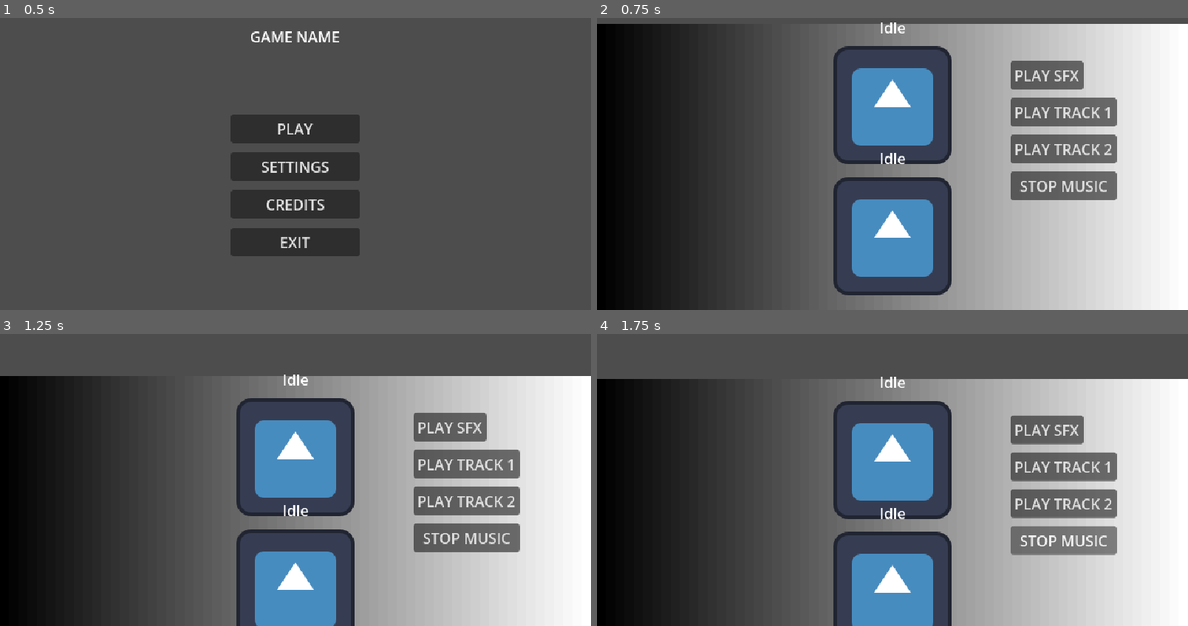
Above: before the commit, frames 1-4 (two rows, left to right).
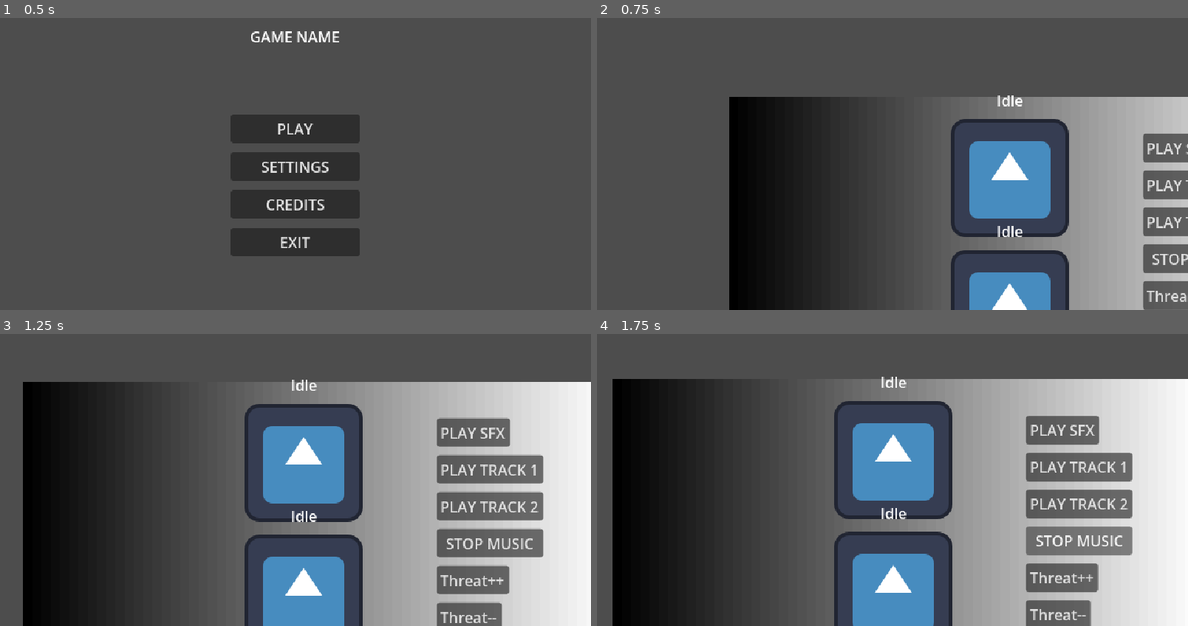
Above: after the commit, the same moments.

Repository: PoorCoconut/Cocos-Game-Template
Game: Godot game, scene res://game_scenes/menus/MainMenu/main_menu.tscn
Two runs of this game, one before a commit and one after it. Both use one fixed random seed, a clock stepped at 60 frames per second and the inputs below. The engine's default icon, where the game draws it, is replaced by a stand-in: a white triangle on a blue panel in a dark square. Sound files missing from this copy of the repository are replaced by a short silence.
Inputs:
- Up to frame 1 (0.5 s): no input
- Up to frame 2 (0.75 s): click "PLAY" at 0.5 s
- Up to frame 3 (1.25 s): no input
- Up to frame 4 (1.75 s): click "STOP MUSIC" at 1.25 s

Frame 1 is identical in both runs. In frame 2, 87% of the frame differs, in the area x 0-100%, y 1-100%; in frame 3, 20%; in frame 4, 8.7%.

Commit message:
Bulk Update 2
Tested MusicManager,
Refactored WorldCameraComponent
It now has a drop down to select your camera type.
Added a Camera limit zone component

Okay so I realized I went insane with the documentation and I'll be porting them to Github Wiki to make it more readable! I'll keep the godot INSTRUCTION_MANUAL.md as a form of cheatsheet so developers don't go insane figuring out how stuff works when their internet is out!

Diff:
--- a/actors/player/baseplayer.tscn
+++ b/actors/player/baseplayer.tscn
@@ -8,7 +8,7 @@
 [sub_resource type="CircleShape2D" id="CircleShape2D_xboos"]
 radius = 56.0
 
-[node name="BasePlayer" type="CharacterBody2D" unique_id=240714517]
+[node name="BasePlayer" type="CharacterBody2D" unique_id=240714517 groups=["player"]]
 script = ExtResource("1_5t8hc")
 
 [node name="Sprite" type="Sprite2D" parent="." unique_id=1965004166]
--- a/default_bus_layout.tres
+++ b/default_bus_layout.tres
@@ -2,6 +2,7 @@
 
 [sub_resource type="AudioEffectLowPassFilter" id="AudioEffectLowPassFilter_j3pel"]
 resource_name = "LowPassFilter"
+cutoff_hz = 1000.0
 
 [resource]
 bus/1/name = &"Music"
--- a/game_scenes/worlds/world_test.gd
+++ b/game_scenes/worlds/world_test.gd
@@ -2,16 +2,42 @@
 
 
 func _on_play_sfx_pressed() -> void:
+	SoundBank.play_sfx("test_sfx", Vector2i(79, 31))
+	print("playing sfx")
 	pass # Replace with function body.
 
 
 func _on_play_music_1_pressed() -> void:
+	MusicManager.change_music("music1", 0.5)
+	print("playing music1")
 	pass # Replace with function body.
 
 
 func _on_play_music_2_pressed() -> void:
+	MusicManager.change_music("music2", 0.5)
+	print("playing music2")
 	pass # Replace with function body.
 
 
 func _on_stop_music_pressed() -> void:
+	MusicManager.stop_music()
+	print("music stopped")
 	pass # Replace with function body.
+
+func _on_threat_increase_pressed() -> void:
+	if MusicManager.current_intensity <= 1.0:
+		if MusicManager.current_intensity == 1.0: #You don't really need this check since MusicManager.set_intensity() already handles it
+			print("Music Manager's intensity is already max ", MusicManager.current_intensity)
+			return
+		MusicManager.set_intensity(MusicManager.current_intensity + 0.1, 0.5)
+		print("intensity increased ", MusicManager.current_intensity)
+	pass # Replace with function body.
+
+func _on_threat_decrease_pressed() -> void:
+	if MusicManager.current_intensity >= 0.0:
+		if MusicManager.current_intensity == 0.0:
+			print("Music Manager's intensity is already minimum ", MusicManager.current_intensity)
+			return
+		MusicManager.set_intensity(MusicManager.current_intensity - 0.1, 0.5)
+		print("intensity decreased ", MusicManager.current_intensity)
+	pass # Replace with function body.
--- a/game_scenes/worlds/world_test.tscn
+++ b/game_scenes/worlds/world_test.tscn
@@ -5,11 +5,15 @@
 [ext_resource type="PackedScene" uid="uid://be8jw63t68sxd" path="res://actors/player/top_down_player.tscn" id="2_45fix"]
 [ext_resource type="PackedScene" uid="uid://bkrih4wj555nw" path="res://systems/Pause Menu Component/pause_menu_component.tscn" id="3_45fix"]
 [ext_resource type="PackedScene" uid="uid://begvhj5jhxtcv" path="res://actors/player/platformer_player.tscn" id="3_hal7r"]
+[ext_resource type="PackedScene" uid="uid://b5kib01h7s7am" path="res://systems/Camera Limit Zone Component/camera_limit_zone_component.tscn" id="6_1jghj"]
 
 [sub_resource type="Gradient" id="Gradient_dll30"]
 
 [sub_resource type="GradientTexture2D" id="GradientTexture2D_45fix"]
 gradient = SubResource("Gradient_dll30")
+
+[sub_resource type="RectangleShape2D" id="RectangleShape2D_6uina"]
+size = Vector2(1120, 568)
 
 [sub_resource type="RectangleShape2D" id="RectangleShape2D_45fix"]
 size = Vector2(896, 20)
@@ -30,17 +34,17 @@
 visible = false
 menu_path = "uid://camlgx74mlna4"
 
+[node name="CameraLimitZoneComponent" parent="." unique_id=276472449 instance=ExtResource("6_1jghj")]
+
+[node name="CollisionShape2D" parent="CameraLimitZoneComponent" index="0" unique_id=282465000]
+position = Vector2(312, 12)
+shape = SubResource("RectangleShape2D_6uina")
+
 [node name="RigidBody2D" type="StaticBody2D" parent="." unique_id=900510609]
 position = Vector2(320, 296)
 
 [node name="CollisionShape2D" type="CollisionShape2D" parent="RigidBody2D" unique_id=1136401015]
 shape = SubResource("RectangleShape2D_45fix")
-
-[node name="TopDownPlayer" parent="." unique_id=729409689 instance=ExtResource("2_45fix")]
-position = Vector2(320, 88)
-
-[node name="PlatformerPlayer" parent="." unique_id=240714517 instance=ExtResource("3_hal7r")]
-position = Vector2(320, 224)
 
 [node name="PlaySfx" type="Button" parent="." unique_id=1849680328]
 offset_left = 448.0
@@ -70,7 +74,31 @@
 offset_bottom = 191.0
 text = "STOP MUSIC"
 
+[node name="ThreatIncrease" type="Button" parent="." unique_id=1888386047]
+offset_left = 448.0
+offset_top = 200.0
+offset_right = 526.0
+offset_bottom = 231.0
+text = "Threat++"
+
+[node name="ThreatDecrease" type="Button" parent="." unique_id=2120408374]
+offset_left = 448.0
+offset_top = 240.0
+offset_right = 518.0
+offset_bottom = 271.0
+text = "Threat--"
+
+[node name="TopDownPlayer" parent="." unique_id=1775689760 instance=ExtResource("2_45fix")]
+position = Vector2(304, 88)
+
+[node name="PlatformerPlayer" parent="." unique_id=240714517 instance=ExtResource("3_hal7r")]
+position = Vector2(304, 224)
+
 [connection signal="pressed" from="PlaySfx" to="." method="_on_play_sfx_pressed"]
 [connection signal="pressed" from="PlayMusic1" to="." method="_on_play_music_1_pressed"]
 [connection signal="pressed" from="PlayMusic2" to="." method="_on_play_music_2_pressed"]
 [connection signal="pressed" from="StopMusic" to="." method="_on_stop_music_pressed"]
+[connection signal="pressed" from="ThreatIncrease" to="." method="_on_threat_increase_pressed"]
+[connection signal="pressed" from="ThreatDecrease" to="." method="_on_threat_decrease_pressed"]
+
+[editable path="CameraLimitZoneComponent"]
--- a/globals/Music Manager/music_manager.gd
+++ b/globals/Music Manager/music_manager.gd
@@ -61,23 +61,20 @@
 		var target_vol = _get_layer_volume(i, active_players.size(), current_intensity)
 		tween.parallel().tween_property(active_players[i], "volume_db", target_vol, fade_time)
 
-# --- INTERNAL MATH ---
-
-# The secret sauce that allows singular tracks to work perfectly alongside 5-layer tracks
+#Allows singular tracks to work perfectly alongside 5-layer tracks
 func _get_layer_volume(index: int, total_layers: int, intensity: float) -> float:
-	# 1. Singular tracks OR the Base Layer (Index 0) always play at max volume
+	#Singular tracks OR the Base Layer (Index 0) always play at max volume
 	if total_layers == 1 or index == 0:
 		return 0.0
 
-	# 2. Slice the intensity pie. If we have 3 layers, layer 1 fades in at 0.5, layer 2 at 1.0
+	#Slice the intensity pie. If we have 3 layers, layer 1 fades in at 0.5, layer 2 at 1.0
 	var slice = 1.0 / float(total_layers - 1)
 	var start_fade = slice * (index - 1)
 	var full_volume = slice * index
 
-	# 3. Calculate a 0.0 to 1.0 weight for this specific layer
+	#Calculate a 0.0 to 1.0 weight for this specific layer
 	var weight = clamp((intensity - start_fade) / (full_volume - start_fade), 0.0, 1.0)
 
-	# Godot's built-in math to smoothly convert linear weight to decibels!
 	if weight <= 0.01:
 		return -80.0
 	return linear_to_db(weight)
@@ -85,3 +82,22 @@
 func _cleanup_players(players_to_kill: Array[AudioStreamPlayer]) -> void:
 	for p in players_to_kill:
 		p.queue_free()
+
+func stop_music(fade_out_time: float = 2.0) -> void:
+	if active_players.is_empty():
+		return # Nothing is playing so do nothing
+
+	#Move all currently playing stems to the chopping block
+	var fading_players = active_players.duplicate()
+
+	#Clear the active list and reset the track name so it can be played again later
+	active_players.clear()
+	current_track_name = ""
+
+	#Fade them all to silence smoothly
+	var tween = create_tween()
+	for player in fading_players:
+		tween.parallel().tween_property(player, "volume_db", -80.0, fade_out_time)
+
+	#Delete the audio nodes once the fade-out is complete
+	tween.tween_callback(func(): _cleanup_players(fading_players))
--- a/globals/Music Manager/music_manager.tscn
+++ b/globals/Music Manager/music_manager.tscn
@@ -1,7 +1,11 @@
 [gd_scene format=3 uid="uid://c0m8bxeg6ekky"]
 
 [ext_resource type="Script" uid="uid://cu4cmygusntwq" path="res://globals/Music Manager/music_manager.gd" id="1_kwnxt"]
+[ext_resource type="Script" uid="uid://ok7aycfrhu2f" path="res://systems/Custom Music Track Resource/MusicTrack.gd" id="2_cfotr"]
+[ext_resource type="Resource" uid="uid://cf6wh5r475byb" path="res://sound/music/example_track.tres" id="3_jxerq"]
+[ext_resource type="Resource" uid="uid://cfha3wc0frq7a" path="res://sound/music/example_track2.tres" id="4_ll68j"]
 
 [node name="MusicManager" type="Node" unique_id=1495717072]
 process_mode = 3
 script = ExtResource("1_kwnxt")
+music_tracks = Array[ExtResource("2_cfotr")]([ExtResource("3_jxerq"), ExtResource("4_ll68j")])
--- a/globals/Settings Manager/SettingsManager.gd
+++ b/globals/Settings Manager/SettingsManager.gd
@@ -64,13 +64,7 @@
 
 var config = ConfigFile.new()
 const SAVE_PATH : String = "user://settings.cfg"
-var slotted_binds: Dictionary = {
-	"move_up" : {0 : InputEvent, 1: InputEvent},
-	"move_down" : {0 : InputEvent, 1: InputEvent},
-	"move_left" : {0 : InputEvent, 1: InputEvent},
-	"move_right" : {0 : InputEvent, 1: InputEvent},
-
-}
+var slotted_binds: Dictionary = {}
 
 func reset_keybinds_to_default() -> void:
 	if config.has_section("Keybinds"):
--- a/globals/Sound Bank/SoundBank.gd
+++ b/globals/Sound Bank/SoundBank.gd
@@ -2,7 +2,7 @@
 
 #Store sound effects here...
 var sfx_dict : Dictionary = {
-
+	"test_sfx" : preload("res://sound/sfx/sfx_example.mp3")
 }
 
 #Here is an example:
@@ -10,6 +10,8 @@
 #"jump": preload("res://audio/sfx/jump.ogg"),
 #"slide_friction": preload("res://audio/sfx/friction.wav")
 
+func _ready() -> void:
+	process_mode = Node.PROCESS_MODE_ALWAYS
 
 func play_sfx(sfx_name : String, spawn_pos : Vector2) -> void:
 	#Check if sound exists
--- a/project.godot
+++ b/project.godot
@@ -49,6 +49,10 @@
 "res://vfx/": "purple"
 }
 
+[global_group]
+
+player=""
+
 [input]
 
 move_up={
--- a/sound/music/example_track.tres
+++ b/sound/music/example_track.tres
@@ -1,20 +1,13 @@
 [gd_resource type="Resource" script_class="MusicTrack" format=3 uid="uid://cf6wh5r475byb"]
 
 [ext_resource type="Script" uid="uid://ok7aycfrhu2f" path="res://systems/Custom Music Track Resource/MusicTrack.gd" id="1_j7kpo"]
-[ext_resource type="AudioStream" uid="uid://cs2uq2glmo7gb" path="res://sound/music/TW OST - Overgrown (Forest)/Wahhh Pad.mp3" id="2_ddehi"]
-[ext_resource type="AudioStream" uid="uid://bnv17g7x3444b" path="res://sound/music/TW OST - Overgrown (Forest)/Dreams.mp3" id="3_2gg8c"]
-[ext_resource type="AudioStream" uid="uid://hunw1ft2r33c" path="res://sound/music/TW OST - Overgrown (Forest)/Double Bass Staccato.mp3" id="4_2f31b"]
-[ext_resource type="AudioStream" uid="uid://dlicy4isj4xwe" path="res://sound/music/TW OST - Overgrown (Forest)/Violins Pizzicato.mp3" id="5_bahea"]
-[ext_resource type="AudioStream" uid="uid://dncltbs5u5cb4" path="res://sound/music/TW OST - Overgrown (Forest)/Nylon Soft.mp3" id="6_dighn"]
-[ext_resource type="AudioStream" uid="uid://q6lqqws7dqa6" path="res://sound/music/TW OST - Overgrown (Forest)/Acoustic Soft.mp3" id="7_oqwny"]
-[ext_resource type="AudioStream" uid="uid://df5674vjhwmuh" path="res://sound/music/TW OST - Overgrown (Forest)/Long String.mp3" id="8_x5ekk"]
-[ext_resource type="AudioStream" uid="uid://b4dhg1ymmyv7w" path="res://sound/music/TW OST - Overgrown (Forest)/Brighten.mp3" id="9_2u68l"]
-[ext_resource type="AudioStream" uid="uid://b3s2rxu28qqkm" path="res://sound/music/TW OST - Overgrown (Forest)/Strat Air FX.mp3" id="10_b7nj2"]
-[ext_resource type="AudioStream" uid="uid://bhl33w8seh0h5" path="res://sound/music/TW OST - Overgrown (Forest)/High Hats.mp3" id="11_hw5n2"]
-[ext_resource type="AudioStream" uid="uid://dhncqcdsnuepe" path="res://sound/music/TW OST - Overgrown (Forest)/Drum Beat .mp3" id="12_hyfj4"]
+[ext_resource type="AudioStream" uid="uid://b4dhg1ymmyv7w" path="res://sound/music/example_music/Brighten.mp3" id="2_ltjyp"]
+[ext_resource type="AudioStream" uid="uid://bhl33w8seh0h5" path="res://sound/music/example_music/High Hats.mp3" id="2_pxcbf"]
+[ext_resource type="AudioStream" uid="uid://cs2uq2glmo7gb" path="res://sound/music/example_music/Wahhh Pad.mp3" id="3_pxcbf"]
+[ext_resource type="AudioStream" uid="uid://dhncqcdsnuepe" path="res://sound/music/example_music/Drum Beat .mp3" id="5_5f8a8"]
 
 [resource]
 script = ExtResource("1_j7kpo")
-track_name = "forest"
-stems = Array[AudioStream]([ExtResource("2_ddehi"), ExtResource("3_2gg8c"), ExtResource("4_2f31b"), ExtResource("5_bahea"), ExtResource("6_dighn"), ExtResource("7_oqwny"), ExtResource("8_x5ekk"), ExtResource("9_2u68l"), ExtResource("10_b7nj2"), ExtResource("11_hw5n2"), ExtResource("12_hyfj4")])
+track_name = "music1"
+stems = Array[AudioStream]([ExtResource("3_pxcbf"), ExtResource("2_pxcbf"), ExtResource("2_ltjyp"), ExtResource("5_5f8a8")])
 metadata/_custom_type_script = "uid://ok7aycfrhu2f"
--- /dev/null
+++ b/sound/music/example_track2.tres
@@ -0,0 +1,10 @@
+[gd_resource type="Resource" script_class="MusicTrack" format=3 uid="uid://cfha3wc0frq7a"]
+
+[ext_resource type="Script" uid="uid://ok7aycfrhu2f" path="res://systems/Custom Music Track Resource/MusicTrack.gd" id="1_v62kb"]
+[ext_resource type="AudioStream" uid="uid://b3s2rxu28qqkm" path="res://sound/music/example_music/Strat Air FX.mp3" id="2_ehb0c"]
+
+[resource]
+script = ExtResource("1_v62kb")
+track_name = "music2"
+stems = Array[AudioStream]([ExtResource("2_ehb0c")])
+metadata/_custom_type_script = "uid://ok7aycfrhu2f"
--- /dev/null
+++ b/systems/Camera Limit Zone Component/camera_limit_zone_component.gd
@@ -0,0 +1,29 @@
+extends Area2D
+class_name CameraLimitZone
+
+@onready var collision_shape = $CollisionShape2D
+
+func _ready() -> void:
+	body_entered.connect(_on_body_entered)
+
+func _on_body_entered(body: Node2D) -> void:
+	if body.is_in_group("player"):
+		var camera = get_viewport().get_camera_2d()
+
+		if camera and camera.has_method("apply_room_limits"):
+			var shape = collision_shape.shape as RectangleShape2D
+			if shape == null:
+				push_error("CameraLimitZone requires a RectangleShape2D!")
+				return
+
+			# Calculate the absolute world coordinates of the 4 walls
+			var center = collision_shape.global_position
+			var extents = shape.size / 2.0
+
+			var left_wall = int(center.x - extents.x)
+			var right_wall = int(center.x + extents.x)
+			var top_wall = int(center.y - extents.y)
+			var bottom_wall = int(center.y + extents.y)
+
+			# Send the walls to the camera!
+			camera.apply_room_limits(left_wall, right_wall, top_wall, bottom_wall)
--- /dev/null
+++ b/systems/Camera Limit Zone Component/camera_limit_zone_component.tscn
@@ -0,0 +1,9 @@
+[gd_scene format=3 uid="uid://b5kib01h7s7am"]
+
+[ext_resource type="Script" uid="uid://7hxnvb6i4ier" path="res://systems/Camera Limit Zone Component/camera_limit_zone_component.gd" id="1_qdjvw"]
+
+[node name="CameraLimitZoneComponent" type="Area2D" unique_id=276472449]
+script = ExtResource("1_qdjvw")
+
+[node name="CollisionShape2D" type="CollisionShape2D" parent="." unique_id=282465000]
+debug_color = Color(0.25882354, 0.63529414, 0, 0)
--- a/systems/World Camera Component/world_camera_component.gd
+++ b/systems/World Camera Component/world_camera_component.gd
@@ -1,11 +1,19 @@
 extends Camera2D
+
+enum CameraMode {
+	##The Camera is fixed in a room. When the target moves out of the room, it moves 1 "room" towards the target's direction.
+	ROOM_BASED ,
+	##The Camera is fixed to the target. If your room has a CameraLimitZoneCompnent, the camera will automatically stop following when it reaches its limit.
+	ENTITY_ATTACHED }
+##Camera Mode Options
+@export var camera_mode: CameraMode = CameraMode.ENTITY_ATTACHED
+
 
 @export var target : CharacterBody2D
 @export var following : bool = true
 
 var cameraShakeNoise : FastNoiseLite
 
-# Cache these variables so we don't ask ProjectSettings every frame!
 var viewport_width : float
 var viewport_height : float
 
@@ -14,24 +22,24 @@
 	viewport_height = ProjectSettings.get_setting("display/window/size/viewport_height")
 	cameraShakeNoise = FastNoiseLite.new()
 
+	if camera_mode == CameraMode.ROOM_BASED:
+		anchor_mode = Camera2D.ANCHOR_MODE_FIXED_TOP_LEFT
+	else:
+		anchor_mode = Camera2D.ANCHOR_MODE_DRAG_CENTER
+
 	if target:
 		following = true
-		# We use our new function to snap it to the right room immediately
-		moveCameraToEntity(target.global_position)
+		_update_camera_position()
 
 func _process(_delta: float) -> void:
 	if following and target != null:
-		# NOTE: If you are making a room-based game (like Zelda/Metroid),
-		# you should call moveCameraToEntity() here instead of follow_target()
-		follow_target()
-		#moveCameraToEntity(target.global_position)
+		_update_camera_position()
 
-func follow_target():
-	if target:
-		# Because the camera is Top-Left, we MUST subtract half the screen width/height
-		# to keep the player perfectly in the center of the screen.
-		global_position.x = target.global_position.x - (viewport_width / 2.0)
-		global_position.y = target.global_position.y - (viewport_height / 2.0)
+func _update_camera_position() -> void:
+	if camera_mode == CameraMode.ROOM_BASED:
+		moveCameraToEntity(target.global_position)
+	else:
+		global_position = target.global_position
 
 func moveCameraToEntity(entity_global_pos : Vector2):
 	var grid_x = floor(entity_global_pos.x / viewport_width)
@@ -48,3 +56,9 @@
 func resetCameraOffset():
 	offset.x = 0
 	offset.y = 0
+
+func apply_room_limits(left: int, right: int, top: int, bottom: int) -> void:
+	limit_left = left
+	limit_right = right
+	limit_top = top
+	limit_bottom = bottom
Not shown, removed: sound/music/TW OST - Overgrown (Forest)/Acoustic Soft.mp3.import
Not shown, removed: sound/music/TW OST - Overgrown (Forest)/Brighten.mp3.import
Not shown, removed: sound/music/TW OST - Overgrown (Forest)/Double Bass Staccato.mp3.import
Not shown, removed: sound/music/TW OST - Overgrown (Forest)/Dreams.mp3.import
Not shown, removed: sound/music/TW OST - Overgrown (Forest)/Drum Beat .mp3.import
Not shown, removed: sound/music/TW OST - Overgrown (Forest)/High Hats.mp3.import
Not shown, removed: sound/music/TW OST - Overgrown (Forest)/Long String.mp3.import
Not shown, removed: sound/music/TW OST - Overgrown (Forest)/Nylon Soft.mp3.import
Not shown, removed: sound/music/TW OST - Overgrown (Forest)/Strat Air FX.mp3.import
Not shown, removed: sound/music/TW OST - Overgrown (Forest)/Strat Air.mp3.import
Not shown, removed: sound/music/TW OST - Overgrown (Forest)/Violas Sustain.mp3.import
Not shown, removed: sound/music/TW OST - Overgrown (Forest)/Violins Pizzicato.mp3.import
(and 30 more such lines)
